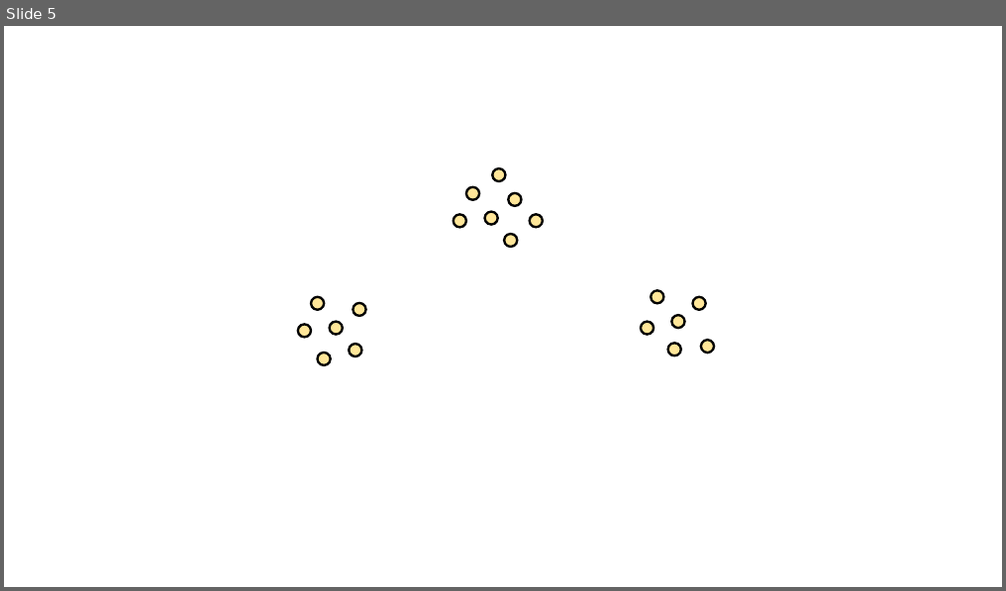
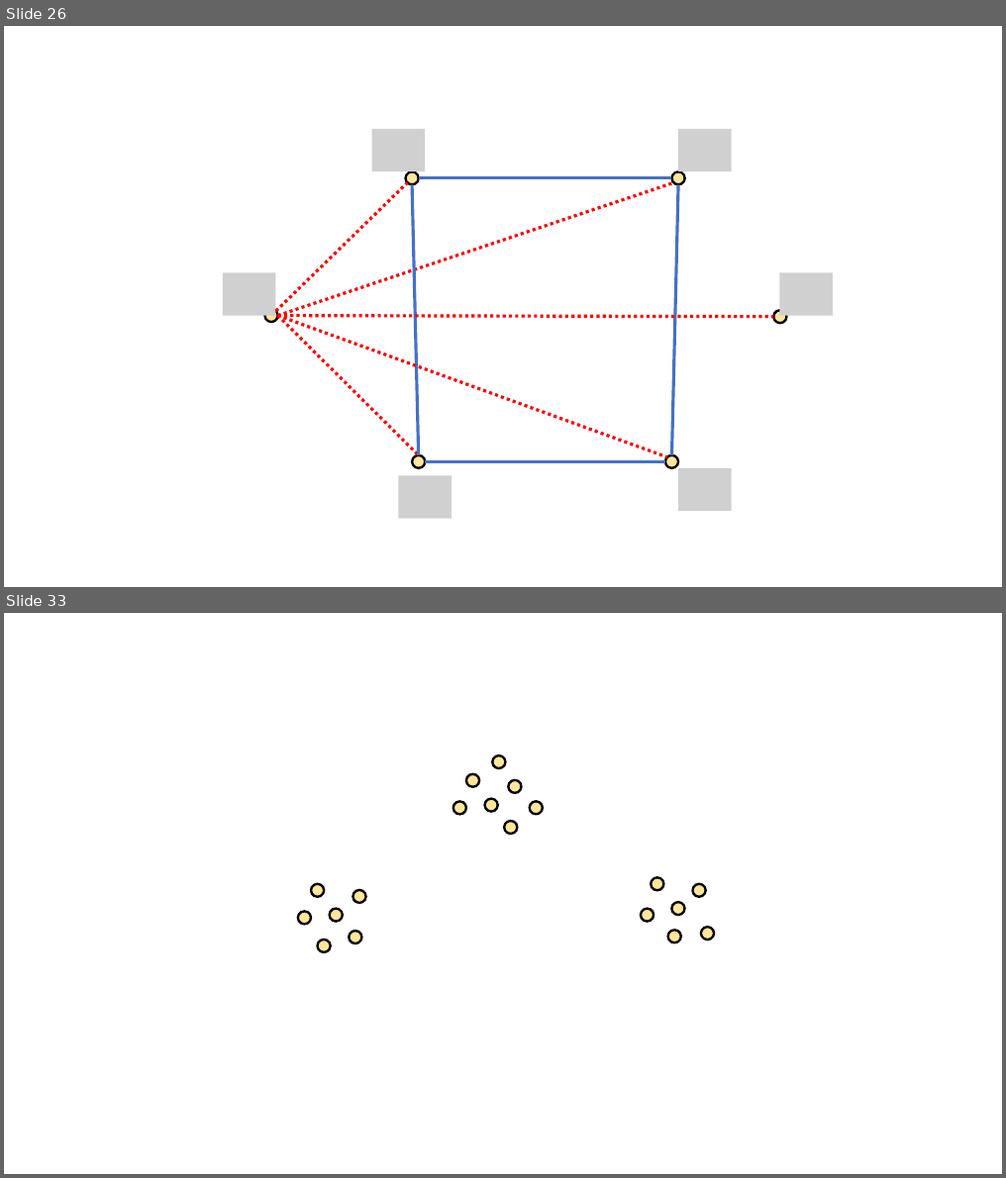
Before and after one commit to samsonzhou/samsonzhou.github.io, a slide deck: CSCE658-S24/L11.pptx. Shown one above the other, each under a label of ours: slide 5 before the commit, slides 26 and 33 after it; the slides between them are not shown. The pictures are 1006x591 and 1006x1178 pixels, drawn with LibreOffice and Linux fonts; fonts in the diff are those of the drawing; grey boxes stand for pictures. Boxes give left, top, right and bottom in pixels: in the first picture for what was removed or moved away, otherwise in the second. Text is boxed around its words. In the diff, an @@ line names an element or a change of style, - is before the commit and + after.

```diff
--- a/CSCE658-S24/L11.pptx
+++ b/CSCE658-S24/L11.pptx
@@ slide 26 added at box(4, 26, 1002, 587), background #FFFFFF @@
@@ picture added at box(372, 129, 426, 172) @@
@@ picture added at box(678, 129, 732, 172) @@
@@ ellipse added at box(405, 172, 418, 184), fill #FFE699, outline #000000 2.25 pt @@
@@ ellipse added at box(672, 172, 684, 184), fill #FFE699, outline #000000 2.25 pt @@
@@ line added from (275, 311) to (408, 183), #FF0000 3 pt dashed @@
@@ line added from (278, 316) to (674, 183), #FF0000 3 pt dashed @@
@@ line added from (412, 184) to (419, 456), #4472C4 3 pt @@
@@ line added from (419, 178) to (672, 178), #4472C4 3 pt @@
@@ line added from (678, 184) to (672, 456), #4472C4 3 pt @@
@@ picture added at box(223, 274, 275, 316) @@
@@ picture added at box(779, 274, 833, 316) @@
@@ ellipse added at box(264, 309, 277, 322), fill #FFE699, outline #000000 2.25 pt @@
@@ line added from (278, 316) to (419, 456), #FF0000 3 pt dashed @@
@@ line added from (278, 316) to (667, 458), #FF0000 3 pt dashed @@
@@ line added from (278, 316) to (773, 316), #FF0000 3 pt dashed @@
@@ ellipse added at box(773, 310, 786, 323), fill #FFE699, outline #000000 2.25 pt @@
@@ ellipse added at box(412, 456, 425, 469), fill #FFE699, outline #000000 2.25 pt @@
@@ line added from (426, 462) to (665, 462), #4472C4 3 pt @@
@@ ellipse added at box(665, 456, 678, 469), fill #FFE699, outline #000000 2.25 pt @@
@@ picture added at box(678, 469, 732, 511) @@
@@ picture added at box(399, 475, 451, 519) @@
@@ what was slide 5 is now slide 33 @@
```
Also in this commit, not shown: 1 slide changed, 27 other slides added.
